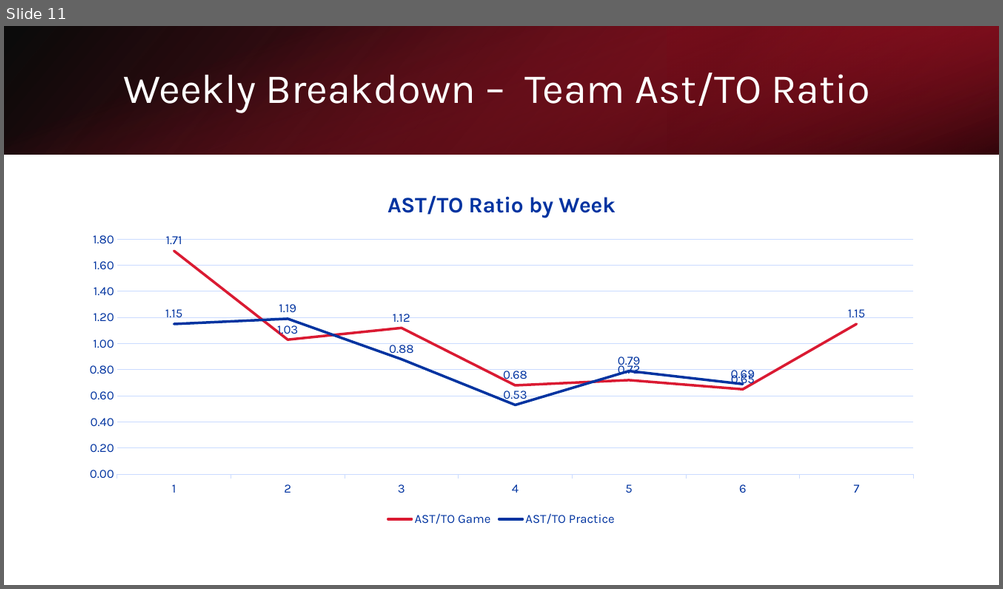
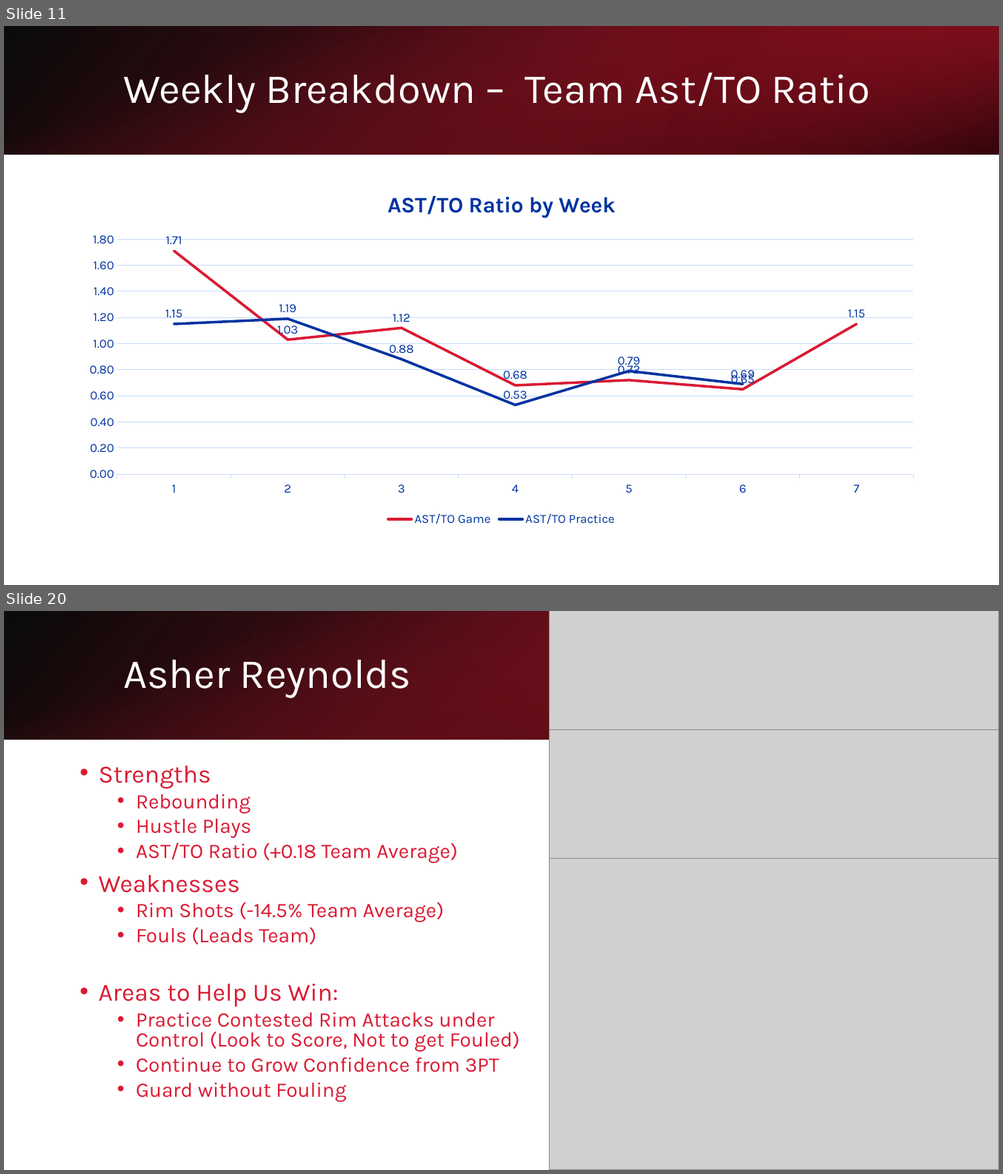
Before and after one commit to apurvis14/Jackson-Prep-Basketball-Analytics, a slide deck: Midseason Analytics Overview.pptx. Shown one above the other, each under a label of ours: slide 11 before the commit, slides 11 and 20 after it; the slides between them are not shown. The pictures are 1003x589 and 1003x1174 pixels, drawn with LibreOffice and Linux fonts; fonts in the diff are those of the drawing; grey boxes stand for pictures. Boxes give left, top, right and bottom in pixels: in the first picture for what was removed or moved away, otherwise in the second. Text is boxed around its words. In the diff, an @@ line names an element or a change of style, - is before the commit and + after.

```diff
--- a/Midseason Analytics Overview.pptx
+++ b/Midseason Analytics Overview.pptx
@@ slide 20 added at <box>4,611,999,1170</box>, background #FFFFFF @@
@@ rectangle added at <box>4,611,999,739</box>, fill gradient #000000 to #A31326 @@
@@ rectangle added at <box>4,612,998,740</box>, fill gradient #DA1A32 to #000000 @@
@@ picture added at <box>549,611,999,1170</box> @@
@@ rectangle added at <box>667,611,999,739</box>, fill gradient #6D0D19 to #DA1A32 @@
@@ title added at <box>123,659,412,698</box>, 40 pt, text #FFFFFF @@
+Asher Reynolds
@@ picture added at <box>549,730,999,859</box> @@
@@ text added at <box>99,766,520,1102</box>, 20 pt, text #DA1A32 @@
+• Strengths
+  • Rebounding
+  • Hustle Plays
+  • AST/TO Ratio (+0.18 Team Average)
+• Weaknesses
+  • Rim Shots (-14.5% Team Average)
+  • Fouls (Leads Team)
+• Areas to Help Us Win:
+  • Practice Contested Rim Attacks under Control (Look to Score, Not to get Fouled)
+  • Continue to Grow Confidence from 3PT
+  • Guard without Fouling
```
Also in this commit, not shown: 4 slides changed, 9 other slides added, 2 other files.
